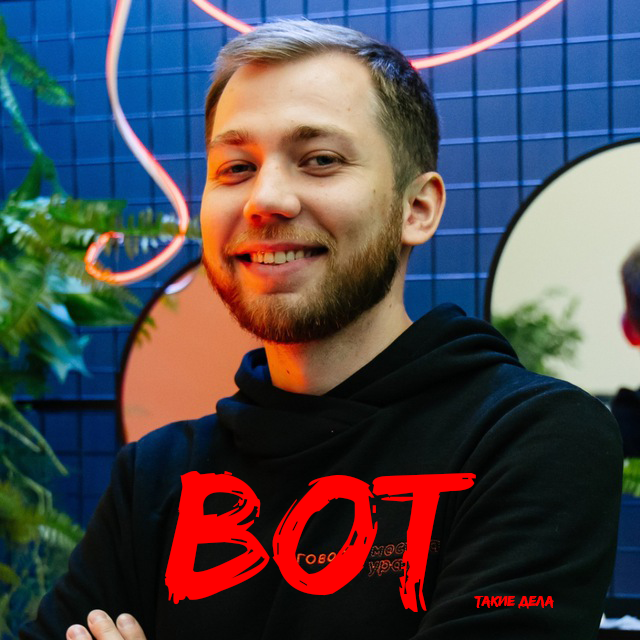
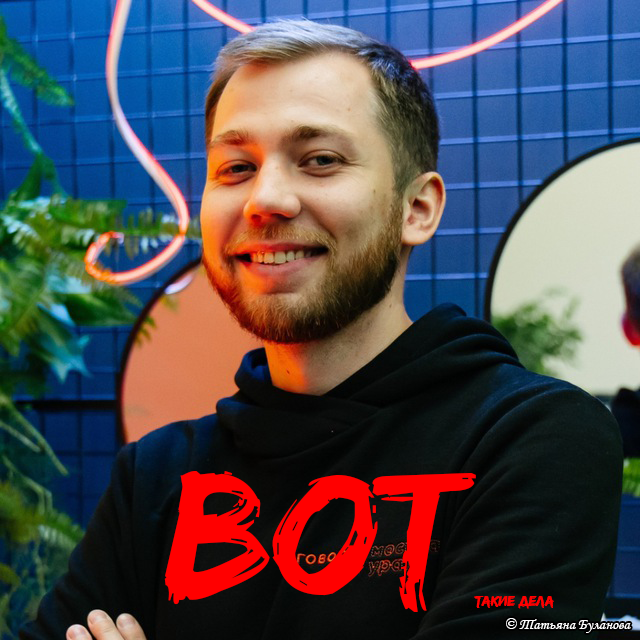
Two versions of the same layered image (640×640). Layer-by-layer changes:
added layer "© Татьяна Буланова" above "такие дела" over [506, 618, 631, 633]
